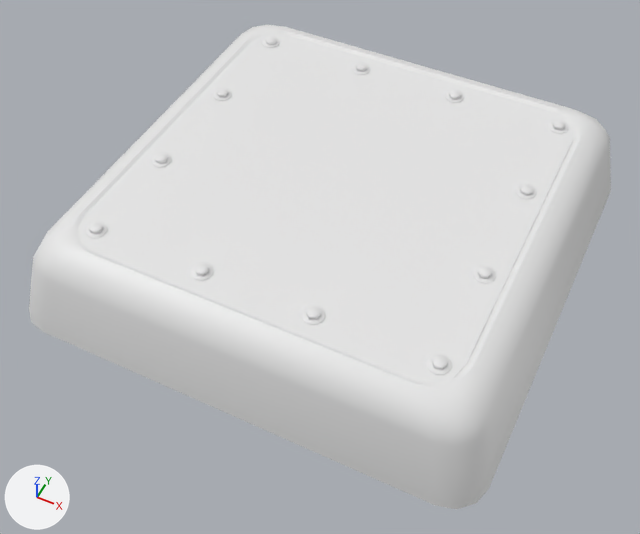
What one commit did to the FBX model TD/Assets/UploadedAssets/Anzi/tower_base.fbx.
Both versions are drawn from a 50 mm camera at (1.14, -2.47, 1.86) aimed at (0.01, -0.21, -0.97). Lighting does not change. The marker at lower left points along +X, +Y and +Z.

Script lines for the objects in view, before the commit:
```python
me_cube = bpy.data.meshes.new('Cube')
me_cube.from_pydata(...)  # 120 vertices, 100 faces; spans x -1.0..1.0, y -1.0..1.0, z -1.0..-0.61
me_cube.materials.append(mat_conc)  # its picture is missing
me_cube_001 = bpy.data.meshes.new('Cube.001')
me_cube_001.from_pydata(...)  # 32 vertices, 17 faces; spans x -0.83..0.8, y -0.82..0.81, z -0.62..-0.58
me_cube_001.materials.append(mat_metplate)  # its picture is missing
me_cylinder_002 = bpy.data.meshes.new('Cylinder.002')
me_cylinder_002.from_pydata(...)  # 864 vertices, 672 faces; spans x -0.76..0.76, y -0.75..0.75, z 0.0..0.02
me_cylinder_002.materials.append(mat_met)  # its picture is missing
ob_cube = bpy.data.objects.new('Cube', me_cube)
ob_cube.location = (0.0, 0.0, 0.0)
ob_cube_001 = bpy.data.objects.new('Cube.001', me_cube_001)
ob_cube_001.location = (0.0, 0.0, -0.042)
ob_cylinder_001 = bpy.data.objects.new('Cylinder.001', me_cylinder_002)
ob_cylinder_001.location = (0.0, 0.0, -0.617)
```
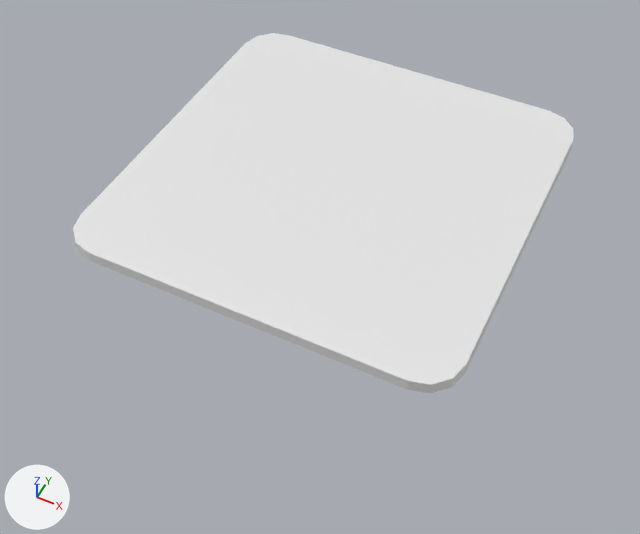
What differs and where, as boxes (x1, y1, x2, y2) in the pictures (640 x 534 px):
'Cube', deleted: before (29, 25, 611, 510)
'Cylinder.001', deleted: before (85, 37, 568, 375)

Patch to the scene script:
```diff
--- a/TD/Assets/UploadedAssets/Anzi/tower_base.fbx.py
+++ b/TD/Assets/UploadedAssets/Anzi/tower_base.fbx.py
@@ ob_cylinder_001 @@
-ob_cylinder_001 = bpy.data.objects.new('Cylinder.001', me_cylinder_002)
-ob_cylinder_001.location = (0.0, 0.0, -0.617)
@@ ob_cube @@
-ob_cube = bpy.data.objects.new('Cube', me_cube)
-ob_cube.location = (0.0, 0.0, 0.0)
```
